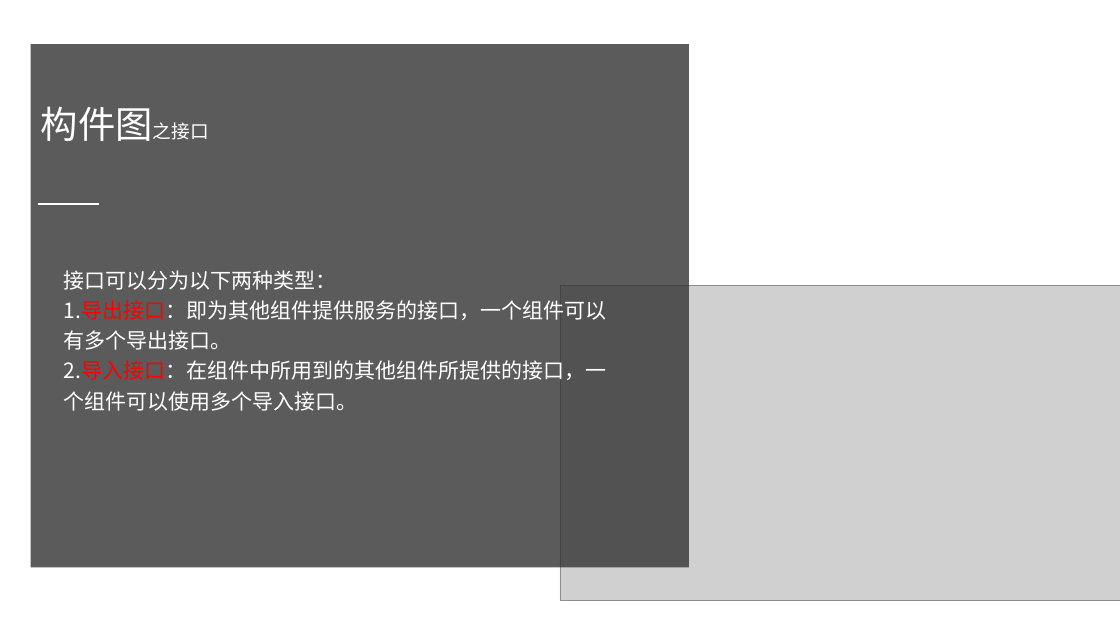
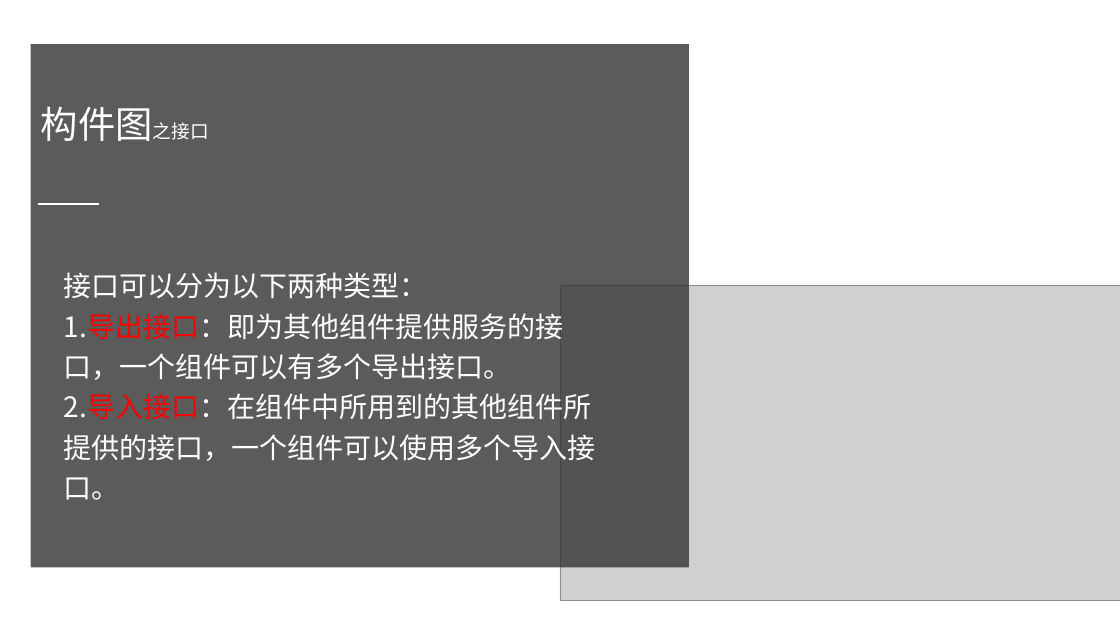
Before and after one commit to PRD2018-G10/TeachingAssistWebsiteProject, a slide deck: slide 16 of 非受控文档/2翻转PPT/PRD2018-G10-UML基础3.pptx. Drawn at 1120x630 pixels with LibreOffice and Linux fonts; fonts in the diff are those of the drawing; grey boxes stand for pictures. Boxes give left, top, right and bottom in pixels: in the first picture for what was removed or moved away, otherwise in the second. Text is boxed around its words. In the diff, an @@ line names an element or a change of style, - is before the commit and + after.

```diff
--- a/非受控文档/2翻转PPT/PRD2018-G10-UML基础3.pptx
+++ b/非受控文档/2翻转PPT/PRD2018-G10-UML基础3.pptx
@@ text "接口可以分为以下两种类型：" at [64, 272, 596, 500]: size 18 to 24 pt @@
```
Also in this commit, not shown: 12 other slides changed.
